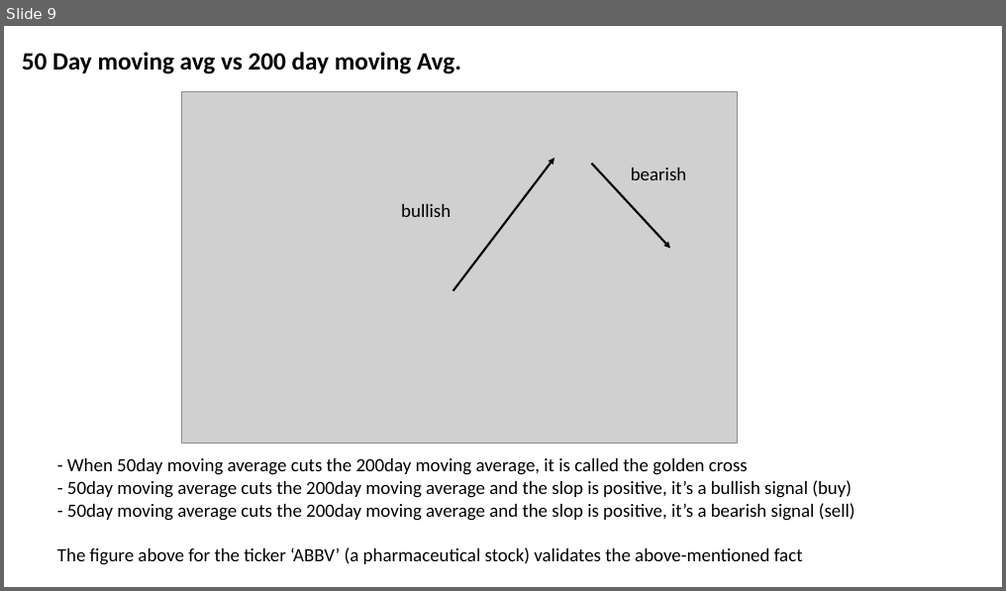
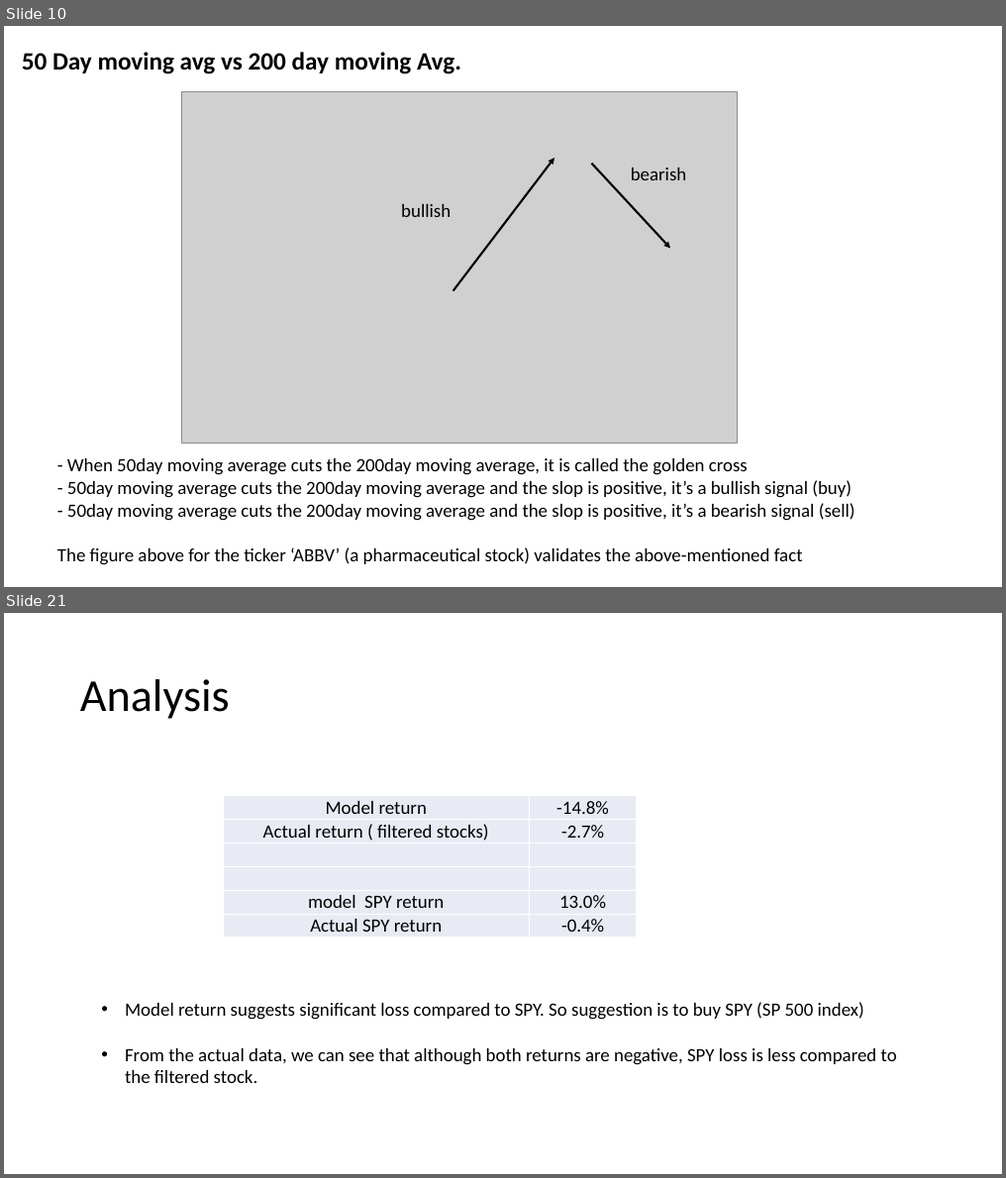
Before and after one commit to rashuvro/Data_science_journey, a slide deck: springboard/capstone 2/capstone 2 slides.pptx. Shown one above the other, each under a label of ours: slide 9 before the commit, slides 10 and 21 after it; the slides between them are not shown. The pictures are 1006x591 and 1006x1178 pixels, drawn with LibreOffice and Linux fonts; fonts in the diff are those of the drawing; grey boxes stand for pictures. Boxes give left, top, right and bottom in pixels: in the first picture for what was removed or moved away, otherwise in the second. Text is boxed around its words. In the diff, an @@ line names an element or a change of style, - is before the commit and + after.

```diff
--- a/springboard/capstone 2/capstone 2 slides.pptx
+++ b/springboard/capstone 2/capstone 2 slides.pptx
@@ slide 21 added at (x1=4, y1=613, x2=1002, y2=1174), background #FFFFFF @@
@@ title added at (x1=80, y1=679, x2=230, y2=719), 44 pt, text #000000 @@
+Analysis
@@ table added at (x1=224, y1=796, x2=637, y2=938), 6 rows, 2 columns @@
+Model return | -14.8%
+Actual return ( filtered stocks) | -2.7%
+ | 
+ | 
+model SPY return | 13.0%
+Actual SPY return | -0.4%
@@ text added at (x1=125, y1=1002, x2=897, y2=1083), 18 pt, text #000000 @@
+• Model return suggests significant loss compared to SPY. So suggestion is to buy SPY (SP 500 index)
+• From the actual data, we can see that although both returns are negative, SPY loss is less compared to the filtered stock.
@@ what was slide 9 is now slide 10 @@
```
Also in this commit, not shown: 1 slide changed, 12 other slides added, 3 other files.
